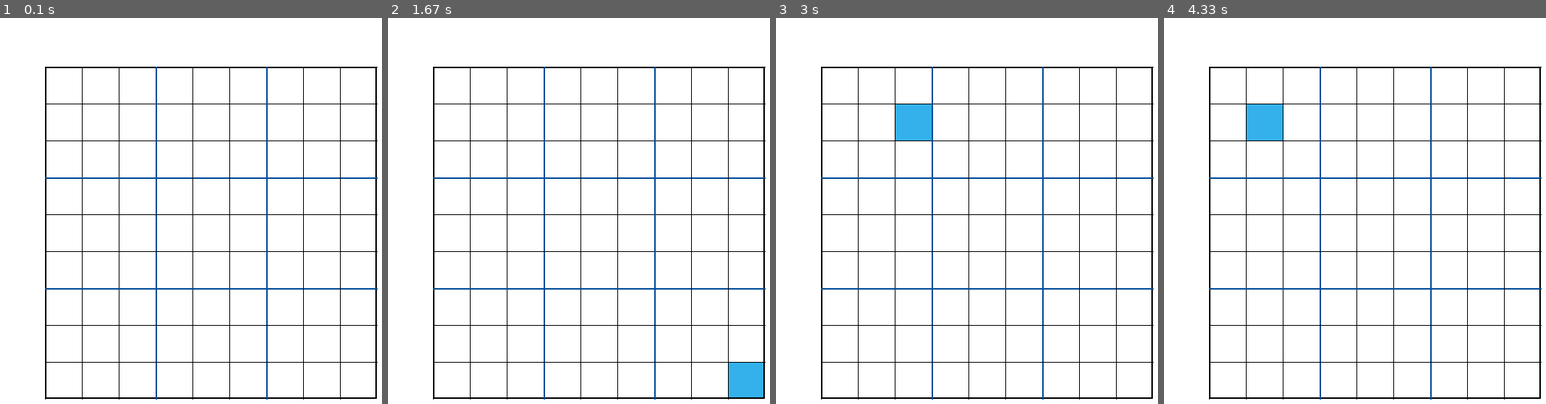
Above: before the commit, frames 1-4 (left to right).
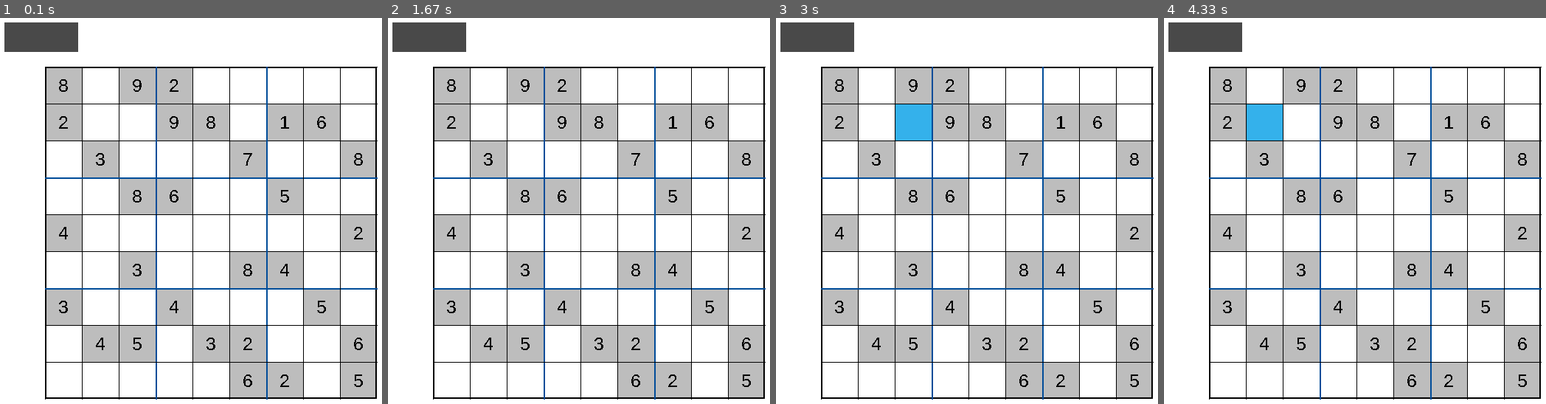
Above: after the commit, the same moments.

Repository: JasonCheng1/Sudoku-Game
Game: pygame game, started from main.py
The game is run twice, just before and just after one commit, with the same random seed, the same clock (stepped at 60 frames per second) and the same inputs.
Inputs (mouse positions are in pixels of both pictures, inside the frame that each line leads up to):
- Up to frame 1 (0.1 s): no input
- Up to frame 2 (1.67 s): click (598, 214) at 0.38 s; click (430, 37) at 0.72 s; tap Enter at 1 s; click (758, 369) at 1.38 s
- Up to frame 3 (3 s): click (882, 126) at 1.72 s; click (967, 330) at 2.05 s; click (1154, 380) at 2.38 s; click (924, 122) at 2.72 s
- Up to frame 4 (4.33 s): click (1492, 176) at 3.05 s; click (1511, 203) at 3.38 s; click (1469, 137) at 3.72 s; click (1244, 129) at 4.05 s

The runs differ from the first frame. In frame 1, 27% of the frame differs, in the area x 1-99%, y 1-99%; in frame 2, 27%; in frame 3, 27%; in frame 4, 27%.

Commit message:
Added a way for user to input numbers and implemented locked cells

Diff:
--- a/app_class.py
+++ b/app_class.py
@@ -1,61 +1,134 @@
-import pygame, sys
+import pygame
+import sys
 from settings import *
+from buttonClass import *
+
 
 class App:
     def __init__(self):
         pygame.init()
         self.running = True
-        self.window = pygame.display.set_mode((WIDTH,HEIGHT))
-        self.grid = testBoard
+        self.window = pygame.display.set_mode((WIDTH, HEIGHT))
+        self.grid = testBoard2
         self.selected = None
         self.mousePos = None
+        self.state = "playing"
+        self.playingButtons = []
+        self.menuButtons = []
+        self.endButtons = []
+        self.lockedCells = []
+        self.font = pygame.font.SysFont("arial", cellSize//2)
+        self.load()
+        self.loadButtons()
 
     def run(self):
         while self.running:
-            self.events()
-            self.update()
-            self.draw()
+            if self.state == "playing":
+                self.playing_events()
+                self.playing_update()
+                self.playing_draw()
         pygame.quit()
         sys.exit()
+    """Playing State Code"""
 
-    def events(self):#ui portion
+    def playing_events(self):  # ui portion
         for event in pygame.event.get():
             if event.type == pygame.QUIT:
                 self.running = False
+
+            # User Clicks
             if event.type == pygame.MOUSEBUTTONDOWN:
-                selected = self.mouseOnGrid() #return true if mouse is on grid else false
+                selected = self.mouseOnGrid()  # return true if mouse is on grid else false
                 if selected:
                     self.selected = selected
                 else:
                     print("not on board")
                     self.selected = None
+            # User Types a Key
+            if event.type == pygame.KEYDOWN:
+                if self.selected and self.selected not in self.lockedCells:
+                    if self.isInt(event.unicode):
+                        self.grid[self.selected[1]][self.selected[0]] = int(
+                            event.unicode)
 
-    def update(self):
+    def playing_update(self):
         self.mousePos = pygame.mouse.get_pos()
+        for button in self.playingButtons:
+            button.update(self.mousePos)
 
-    def draw(self):
+    def playing_draw(self):
         self.window.fill(WHITE)
+        for button in self.playingButtons:
+            button.draw(self.window)
         if self.selected:
             self.drawSelection(self.window, self.selected)
+        self.shadeLockedCells(self.window, self.lockedCells)
+        self.drawNumbers(self.window)
         self.drawGrid(self.window)
         pygame.display.update()
 
+    """Helper Function"""
+
+    def shadeLockedCells(self, window, locked):
+        for cell in locked:
+            pygame.draw.rect(window, LOCKEDCELLCOLOR, ((
+                cell[0]*cellSize) + gridPos[0], (cell[1]*cellSize) + gridPos[1], cellSize, cellSize))
+
+    def drawNumbers(self, window):
+        for yidx, row in enumerate(self.grid):
+            for xidx, num in enumerate(row):
+                if num != 0:
+                    pos = [(xidx * cellSize) + gridPos[0],
+                           (yidx * cellSize) + gridPos[1]]
+                    self.textToScreen(window, str(num), pos)
+
     def drawSelection(self, window, pos):
-        pygame.draw.rect(window, LIGHTBLUE, (gridPos[0]+pos[0]*cellSize, gridPos[1]+pos[1]*cellSize, cellSize, cellSize))
+        pygame.draw.rect(
+            window, LIGHTBLUE, (gridPos[0]+pos[0]*cellSize, gridPos[1]+pos[1]*cellSize, cellSize, cellSize))
 
     def drawGrid(self, window):
-         pygame.draw.rect(window, BLACK, (gridPos[0], gridPos[1], WIDTH-150, HEIGHT-150), 2)
-         for x in range(9):
-             if x % 3 == 0 and x != 0:
-                pygame.draw.line(window, BLUE, (gridPos[0]+(x*cellSize), gridPos[1]), (gridPos[0]+(x*cellSize), gridPos[1]  + 450), 2)
-                pygame.draw.line(window, BLUE, (gridPos[0], gridPos[1]+(x*cellSize)), (gridPos[0]+ 450, gridPos[1]+(x*cellSize)), 2)
-             else:
-                pygame.draw.line(window, BLACK, (gridPos[0]+(x*cellSize), gridPos[1]), (gridPos[0]+(x*cellSize), gridPos[1]  + 450))
-                pygame.draw.line(window, BLACK, (gridPos[0], gridPos[1]+(x*cellSize)), (gridPos[0]+ 450, gridPos[1]+(x*cellSize)))
+        pygame.draw.rect(
+            window, BLACK, (gridPos[0], gridPos[1], WIDTH-150, HEIGHT-150), 2)
+        for x in range(9):
+            boundary = x % 3 == 0 and x != 0
+            # if x % 3 == 0 and x != 0:
+            pygame.draw.line(window, BLUE if boundary else BLACK, (gridPos[0]+(
+                x*cellSize), gridPos[1]), (gridPos[0]+(x*cellSize), gridPos[1] + 450), 2 if boundary else 1)
+            pygame.draw.line(window, BLUE if boundary else BLACK, (gridPos[0], gridPos[1]+(
+                x*cellSize)), (gridPos[0] + 450, gridPos[1]+(x*cellSize)), 2 if boundary else 1)
+            # else:
+            #     pygame.draw.line(window, BLACK, (gridPos[0]+(x*cellSize), gridPos[1]), (gridPos[0]+(x*cellSize), gridPos[1] + 450))
+            #     pygame.draw.line(window, BLACK, (gridPos[0], gridPos[1]+(x*cellSize)), (gridPos[0] + 450, gridPos[1]+(x*cellSize)))
 
     def mouseOnGrid(self):
-        if self.mousePos[0] < gridPos[0] or self.mousePos[1] < gridPos[1]:#left or above
+        if self.mousePos[0] < gridPos[0] or self.mousePos[1] < gridPos[1]:  # left or above
             return False
-        if self.mousePos[0] > gridPos[0] + gridSize or self.mousePos[1] > gridPos[1] + gridSize:#right or below
+        if self.mousePos[0] > gridPos[0] + gridSize or self.mousePos[1] > gridPos[1] + gridSize:  # right or below
             return False
         return ((self.mousePos[0]-gridPos[0])//cellSize, (self.mousePos[1]-gridPos[1])//cellSize)
+
+    def loadButtons(self):
+        self.playingButtons.append(Button(20, 40, 100, 40))
+
+    def textToScreen(self, window, text, pos):
+        font = self.font.render(text, False, BLACK)
+        fontWidth = font.get_width()
+        fontHeight = font.get_height()
+        pos[0] += (cellSize-fontWidth)//2
+        pos[1] += (cellSize-fontHeight)//2
+        window.blit(font, pos)
+
+    def load(self):
+        self.loadButtons()
+        # Setting Locked Cells from Original Board
+        for yidx, row in enumerate(self.grid):
+            for xidx, num in enumerate(row):
+                if num != 0:
+                    self.lockedCells.append([xidx, yidx])
+
+    def isInt(self, string):
+        try:
+            int(string)
+            return True
+        except error:
+            return False
--- /dev/null
+++ b/buttonClass.py
@@ -0,0 +1,26 @@
+import pygame
+
+
+class Button:  # Class to create buttons for the board
+    def __init__(self, x, y, width, height, text=None, color=(73, 73, 73), highlightedColor=(189, 189, 189), function=None, params=None):
+        self.image = pygame.Surface((width, height))
+        self.pos = (x, y)
+        self.rect = self.image.get_rect()
+        self.rect.topleft = self.pos
+        self.txt = text
+        self.color = color
+        self.highlightedColor = highlightedColor
+        self.function = function
+        self.params = params
+        self.highlighted = False
+
+    def update(self, mouse):
+        if self.rect.collidepoint(mouse):
+            self.highlighted = True
+        else:
+            self.highlighted = False
+
+    def draw(self, window):
+        self.image.fill(
+            self.highlightedColor if self.highlighted else self.color)
+        window.blit(self.image, self.pos)
--- a/noob.txt
+++ /dev/null
@@ -1,8 +0,0 @@
-809200000
-200980160
-030007008
-008600500
-400000002
-003008400
-300400050
-045032006
--- a/settings.py
+++ b/settings.py
@@ -1,13 +1,25 @@
 WIDTH = 600
 HEIGHT = 600
 
-#Color
-WHITE = (255, 255, 255) #RGB
-BLACK = (0,0,0)
+# Color
+WHITE = (255, 255, 255)  # RGB
+BLACK = (0, 0, 0)
 BLUE = (0, 76, 153)
+LOCKEDCELLCOLOR = (189, 189, 189)
 LIGHTBLUE = (52, 177, 235)
 # Boards
-testBoard = [[0 for x in range(9)] for x in range(9)]
+testBoard1 = [[0 for x in range(9)] for x in range(9)]
+testBoard2 = [
+    [8, 0, 9, 2, 0, 0, 0, 0, 0],
+    [2, 0, 0, 9, 8, 0, 1, 6, 0],
+    [0, 3, 0, 0, 0, 7, 0, 0, 8],
+    [0, 0, 8, 6, 0, 0, 5, 0, 0],
+    [4, 0, 0, 0, 0, 0, 0, 0, 2],
+    [0, 0, 3, 0, 0, 8, 4, 0, 0],
+    [3, 0, 0, 4, 0, 0, 0, 5, 0],
+    [0, 4, 5, 0, 3, 2, 0, 0, 6],
+    [0, 0, 0, 0, 0, 6, 2, 0, 5]]
+
 
 # Postions
 gridPos = (75, 100)
--- /dev/null
+++ b/tempCodeRunnerFile.py
@@ -0,0 +1 @@
+    app.run()
